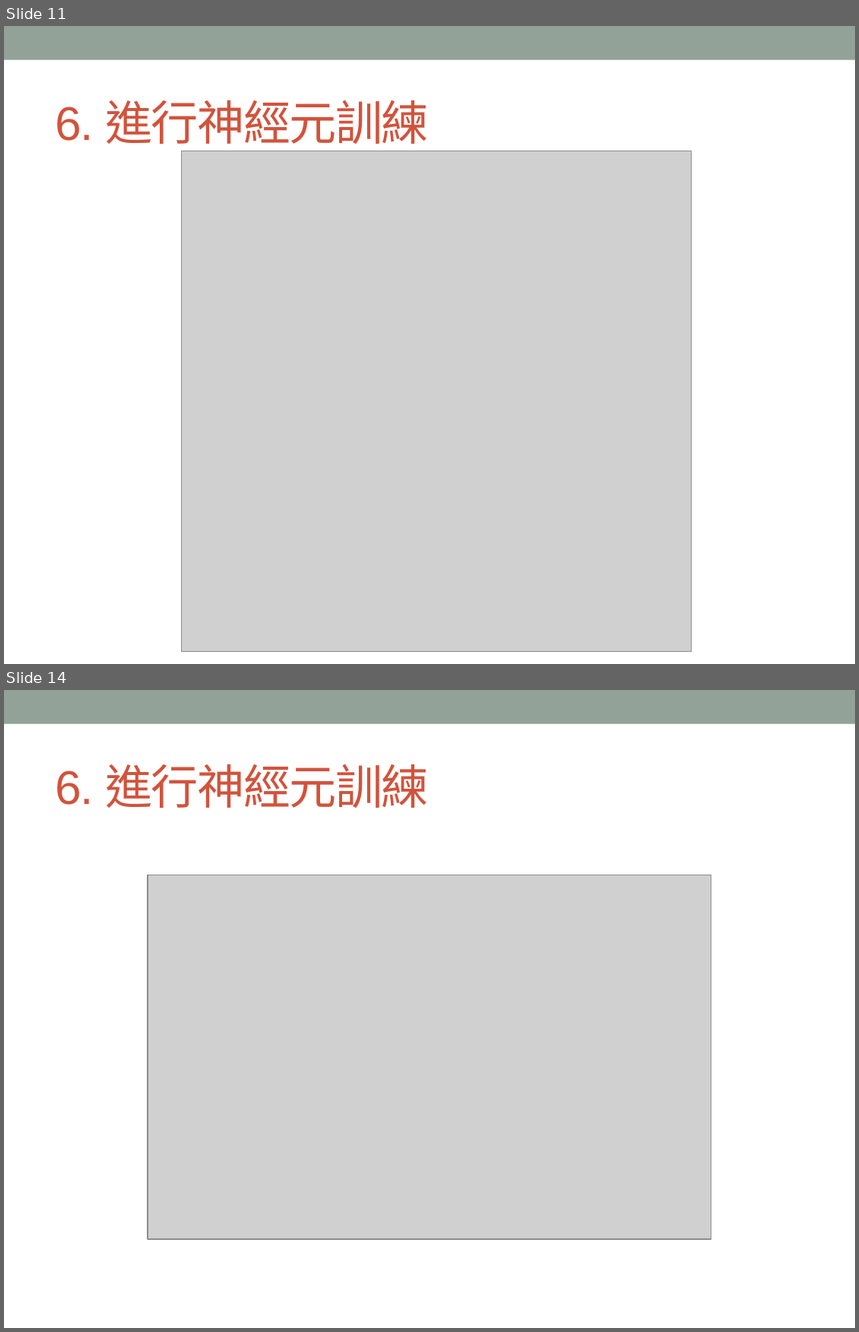
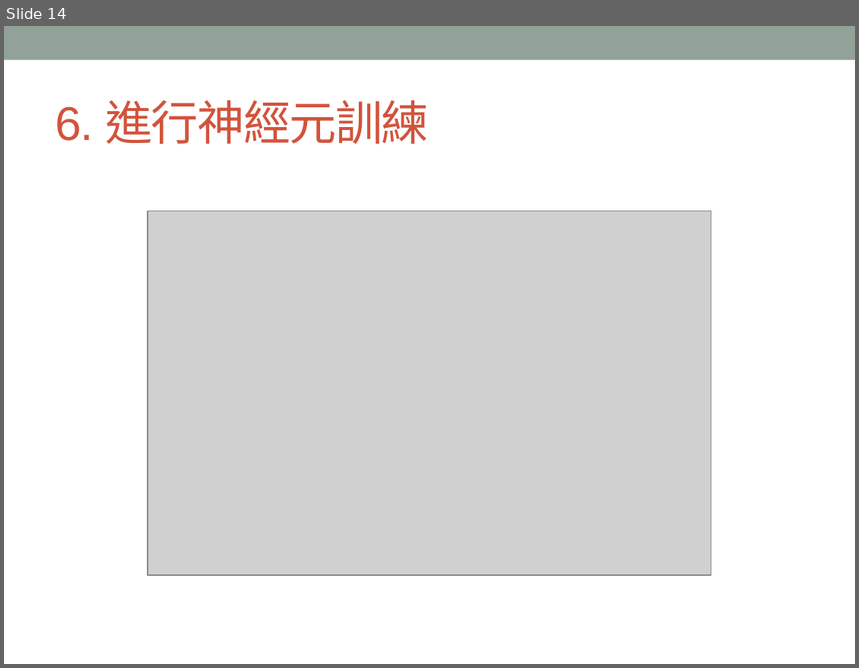
Before and after one commit to MtFeather/AI-and-Security, a slide deck: tensorflow/Keras - MNIST 手寫數字辨識使用 CNN.pptx. Shown one above the other, each under a label of ours: slides 11 and 14 before the commit, slide 14 after it; the slides between them are not shown. The pictures are 859x1332 and 859x668 pixels, drawn with LibreOffice and Linux fonts; fonts in the diff are those of the drawing; grey boxes stand for pictures. Boxes give left, top, right and bottom in pixels: in the first picture for what was removed or moved away, otherwise in the second. Text is boxed around its words. In the diff, an @@ line names an element or a change of style, - is before the commit and + after.

```diff
--- a/tensorflow/Keras - MNIST 手寫數字辨識使用 CNN.pptx
+++ b/tensorflow/Keras - MNIST 手寫數字辨識使用 CNN.pptx
@@ slide 11 removed at (4, 26, 855, 664), background #FFFFFF; not listed: 1 template element that a slide beside it also shows @@
@@ title removed at (55, 100, 429, 152) @@
-6. 進行神經元訓練
@@ picture removed at (181, 151, 691, 652) @@
```
Also in this commit, not shown: 12 slides changed, 2 slides added, 1 other slide removed.
